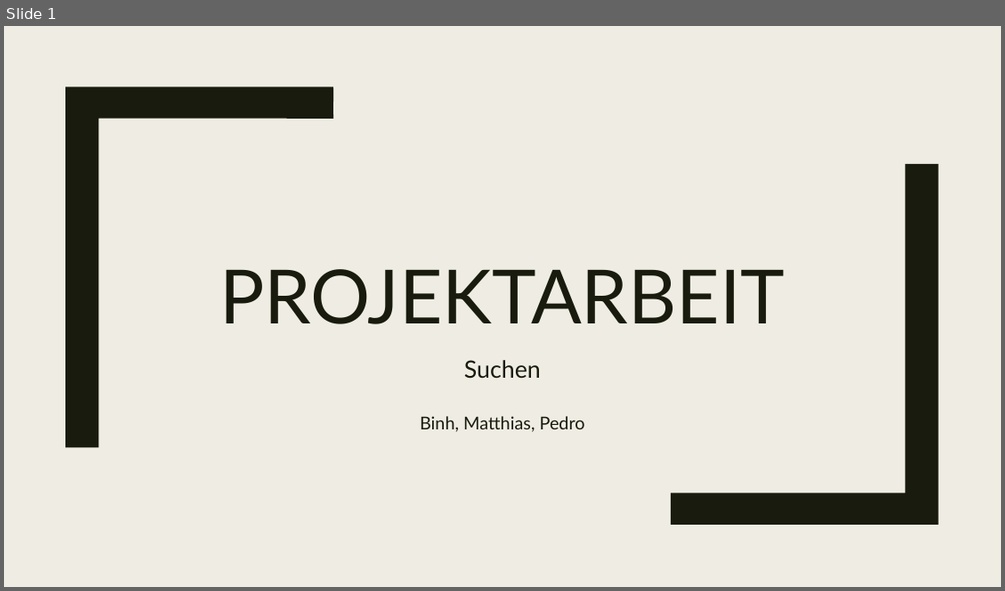
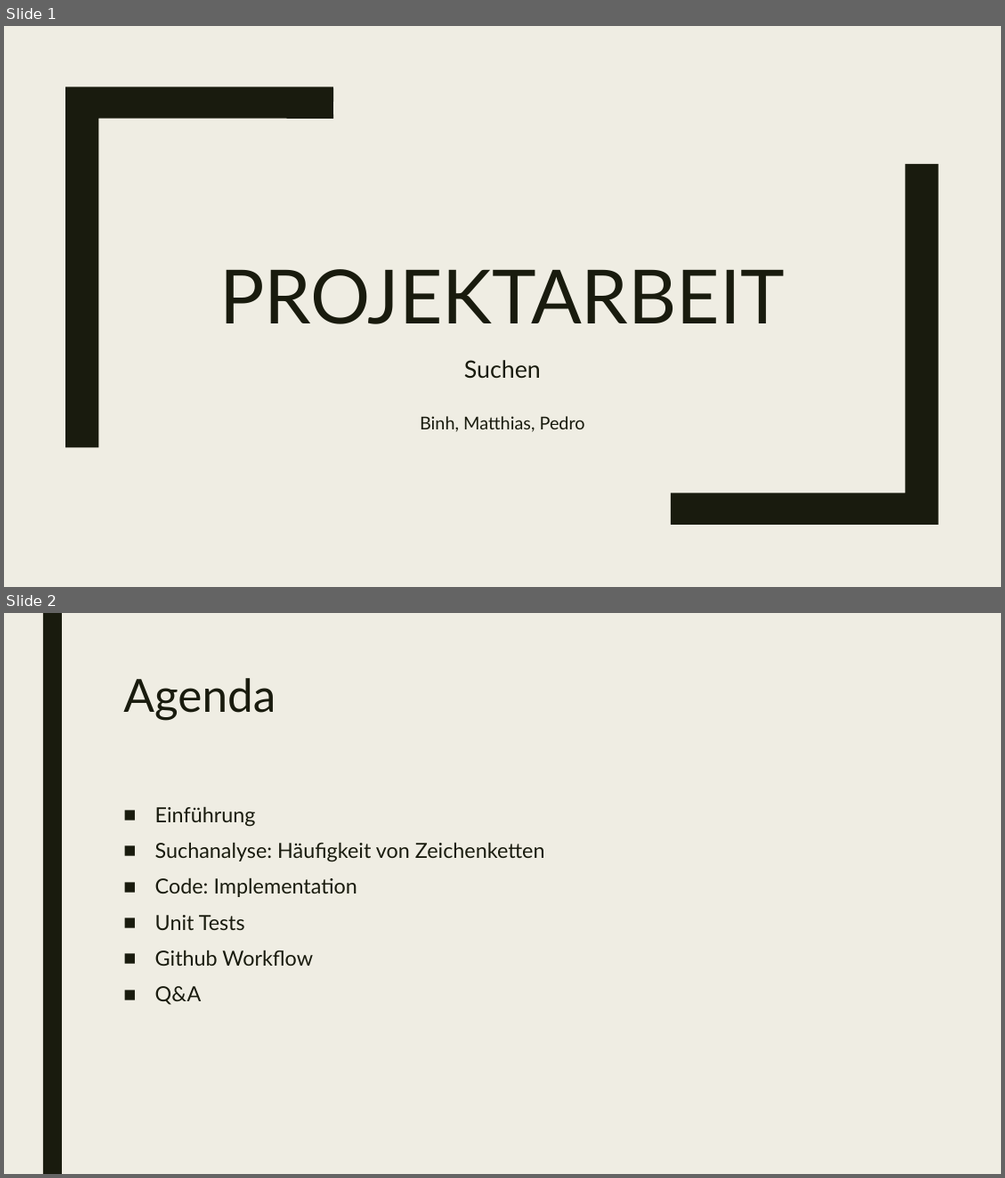
Before and after one commit to TIATIP-24-A-a/TUBI_PEFI_MAUN_Suchen, a slide deck: Suchen_Präsi.pptx. Shown one above the other, each under a label of ours: slide 1 before the commit, slides 1 and 2 after it. The pictures are 1005x591 and 1005x1178 pixels, drawn with LibreOffice and Linux fonts; fonts in the diff are those of the drawing. Boxes give left, top, right and bottom in pixels: in the first picture for what was removed or moved away, otherwise in the second. Text is boxed around its words. In the diff, an @@ line names an element or a change of style, - is before the commit and + after.

```diff
--- a/Suchen_Präsi.pptx
+++ b/Suchen_Präsi.pptx
@@ slide 2 added at (4,613,1001,1174), background #EFEDE3 @@
@@ rectangle added at (43,613,62,1174), fill #191B0E @@
@@ title added at (123,678,275,720), 44 pt, text #191B0E @@
+Agenda
@@ text added at (155,806,545,1005), 20 pt, text #191B0E @@
+■ Einführung
+■ Suchanalyse: Häufigkeit von Zeichenketten
+■ Code: Implementation
+■ Unit Tests
+■ Github Workflow
+■ Q&A
```
Also in this commit, not shown: 2 slides changed, 3 other slides added, 1 slide removed.
